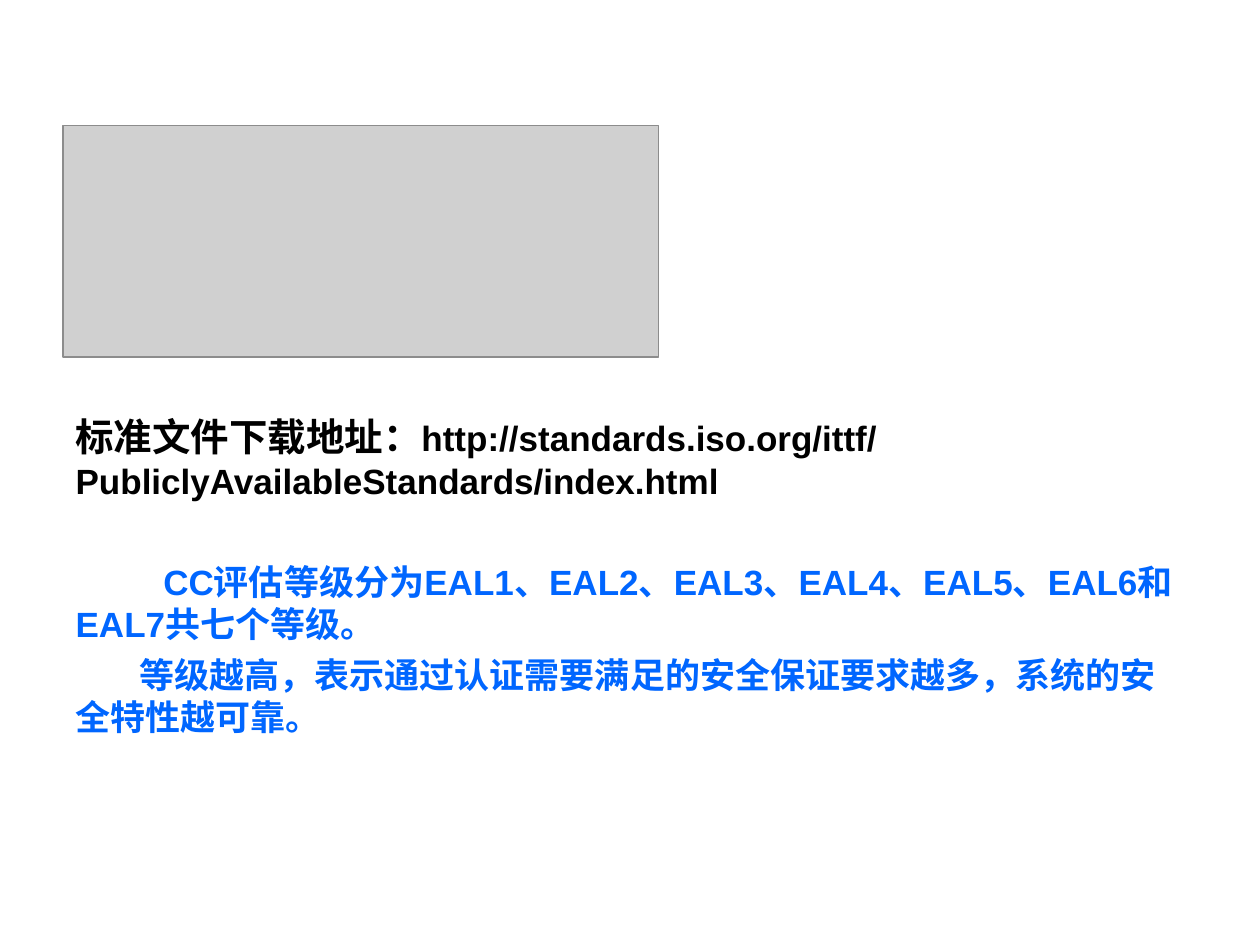
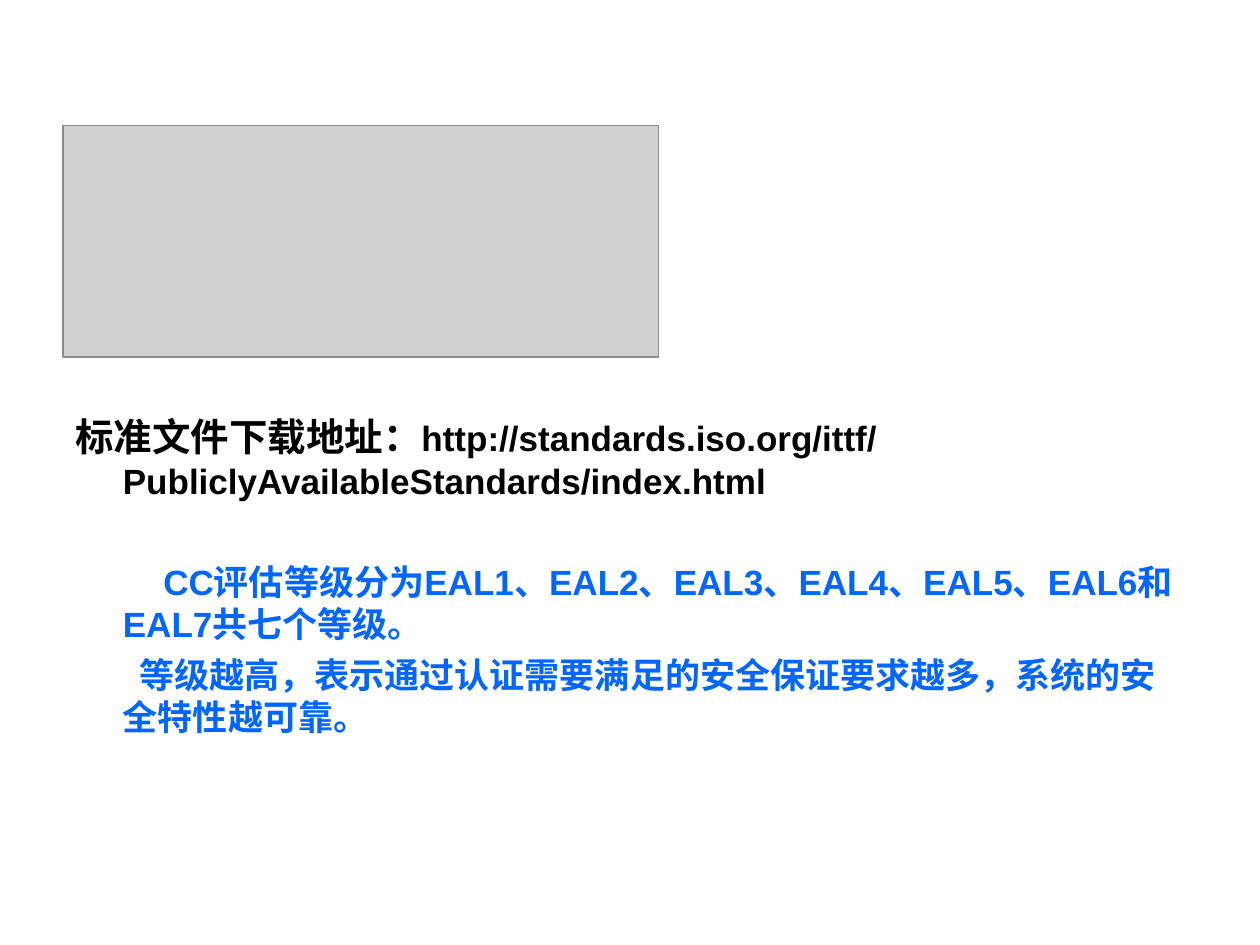
Before and after one commit to HBU/DataBase, a slide deck: slide 11 of PPT/DB第04章.ppt. Drawn at 1260x945 pixels with LibreOffice and Linux fonts; fonts in the diff are those of the drawing; grey boxes stand for pictures; background and template pictures are left out. Boxes give left, top, right and bottom in pixels: in the first picture for what was removed or moved away, otherwise in the second. Text is boxed around its words. In the diff, an @@ line names an element or a change of style, - is before the commit and + after.

```diff
--- a/PPT/DB第04章.ppt
+++ b/PPT/DB第04章.ppt
@@ text "标准文件下载地址：http://standards.iso.org/ittf/PubliclyAvailableStan ..." at (76, 418, 1172, 733): indent changed @@
```
Also in this commit, not shown: 5 other slides changed, 3 slides removed.
